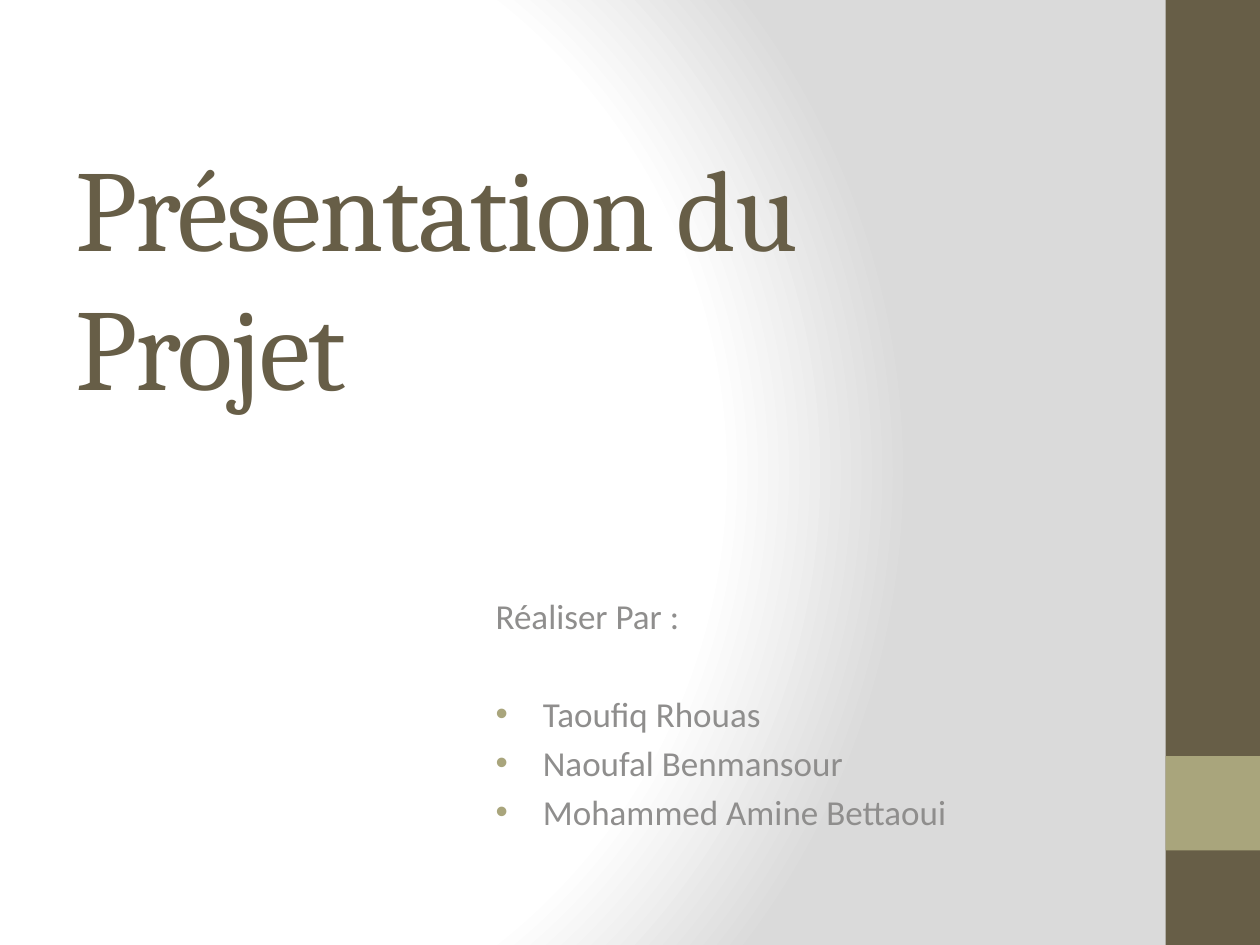
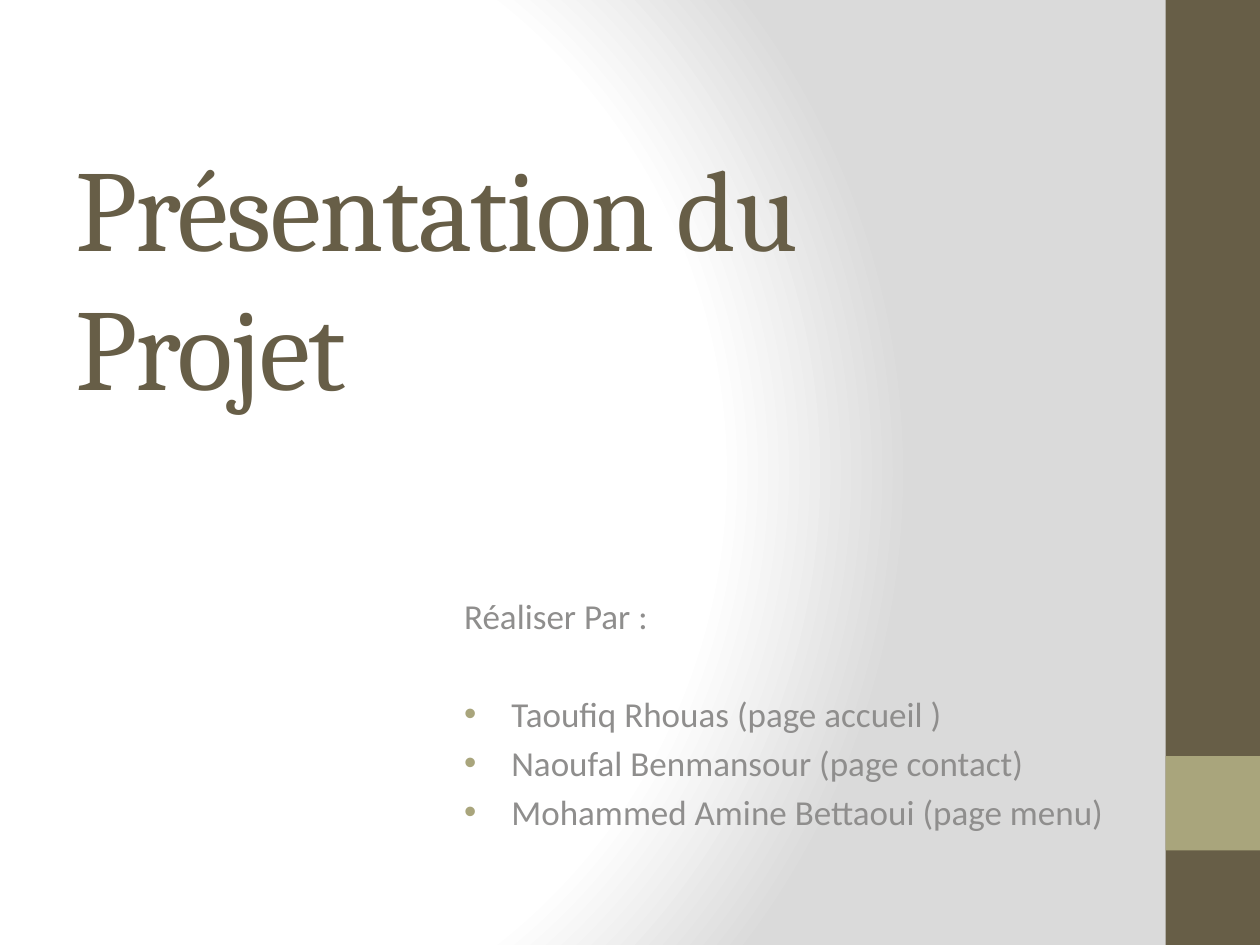
Before and after one commit to naaoufal/resturant, a slide deck: slide 1 of projet-wireframe.pptx. Drawn at 1260x945 pixels with LibreOffice and Linux fonts; fonts in the diff are those of the drawing. Boxes give left, top, right and bottom in pixels: in the first picture for what was removed or moved away, otherwise in the second. Text is boxed around its words. In the diff, an @@ line names an element or a change of style, - is before the commit and + after.

Commit message:
modify pptx file

```diff
--- a/projet-wireframe.pptx
+++ b/projet-wireframe.pptx
@@ subtitle "Réaliser Par :" moved from (x1=496, y1=605, x2=946, y2=825) to (x1=464, y1=605, x2=1103, y2=831) @@
@@ subtitle at (x1=511, y1=702, x2=1103, y2=831): text changed @@
-• Taoufiq Rhouas
-• Naoufal Benmansour
-• Mohammed Amine Bettaoui
+• Taoufiq Rhouas (page accueil )
+• Naoufal Benmansour (page contact)
+• Mohammed Amine Bettaoui (page menu)
```
Also in this commit, not shown: 1 other file.
